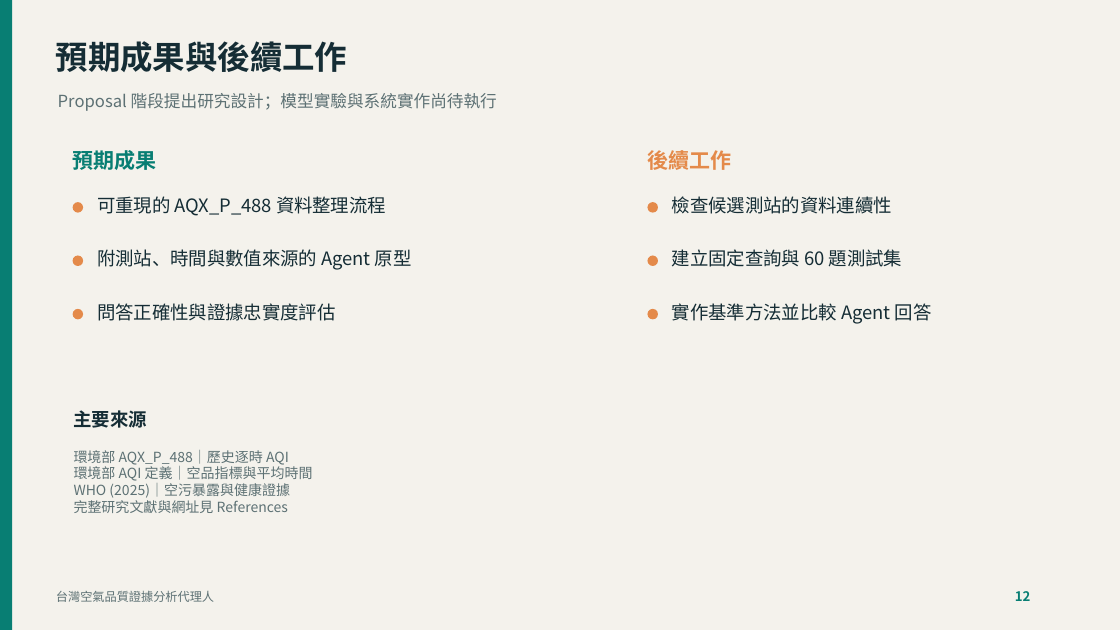
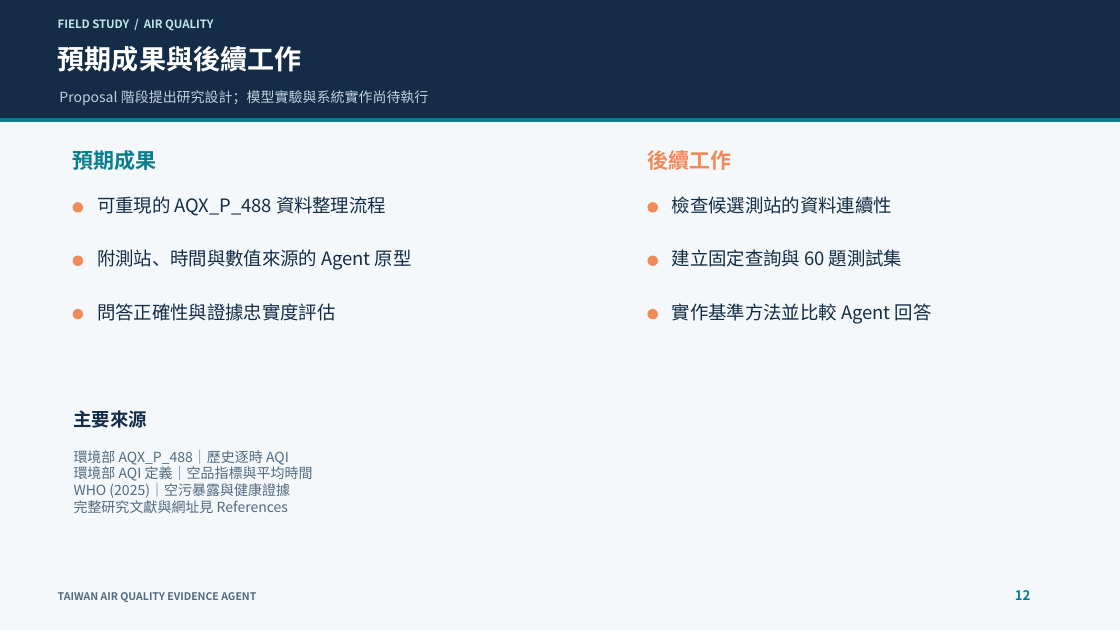
Before and after one commit to Jurass4207/IOT-Final-Project-Proposal, a slide deck: slide 12 of output/Proposal.pptx. Drawn at 1120x630 pixels with LibreOffice and Linux fonts; fonts in the diff are those of the drawing. Boxes give left, top, right and bottom in pixels: in the first picture for what was removed or moved away, otherwise in the second. Text is boxed around its words. In the diff, an @@ line names an element or a change of style, - is before the commit and + after.

Commit message:
Refresh proposal presentation design

```diff
--- a/output/Proposal.pptx
+++ b/output/Proposal.pptx
@@ background #F4F2EC to #F4F8FB @@
@@ rectangle removed at box(0, 0, 13, 630) @@
@@ rectangle added at box(0, 0, 1120, 122), fill #142C46 @@
@@ text added at box(58, 19, 213, 31), 9.8 pt, text #BFE7E6, bold @@
+FIELD STUDY / AIR QUALITY
@@ text "預期成果與後續工作" at box(58, 46, 302, 72): size 27.8 to 23.2 pt, text colour #152D35 to #FFFFFF @@
@@ text "Proposal 階段提出研究設計；模型實驗與系統實作尚待執行" at box(59, 90, 429, 105): size 14.2 to 12 pt, text colour #5D7174 to #C1D0DC @@
@@ rectangle added at box(0, 118, 1120, 122), fill #087F8C @@
@@ text "預期成果" at box(73, 150, 157, 170): text colour #087E73 to #087F8C @@
@@ text "後續工作" at box(647, 150, 731, 170): text colour #E48A4A to #F08A58 @@
@@ ellipse removed at box(72, 202, 82, 213) @@
@@ ellipse removed at box(648, 202, 658, 213) @@
@@ 4 ellipses: place and size @@
-4 ellipses at box(72, 255, 658, 319)
+4 ellipses at box(72, 202, 658, 266)
@@ fill #E48A4A to #F08A58 in 4 elements at box(72, 202, 82, 213), box(648, 202, 658, 213), box(72, 255, 82, 266), box(648, 255, 658, 266) @@
@@ ellipse added at box(72, 309, 82, 319), fill #F08A58 @@
@@ ellipse added at box(648, 309, 658, 319), fill #F08A58 @@
@@ text colour #152D35 to #142C46 in 7 elements at box(97, 196, 386, 216), box(97, 249, 412, 270), box(97, 303, 335, 321), box(672, 196, 892, 214), box(672, 249, 902, 267), box(672, 303, 932, 324), box(73, 410, 146, 428) @@
@@ text "環境部 AQX_P_488｜歷史逐時 AQI" at box(74, 450, 313, 513): text colour #5D7174 to #536A80 @@
@@ text at box(58, 592, 256, 602): text changed; size 10.5 to 9 pt; text colour #5D7174 to #536A80; bold on @@
-台灣空氣品質證據分析代理人
+TAIWAN AIR QUALITY EVIDENCE AGENT
@@ text "12" at box(1015, 590, 1031, 600): text colour #087E73 to #087F8C @@
```
Also in this commit, not shown: 15 other slides changed, 1 slide added, 1 slide removed.
